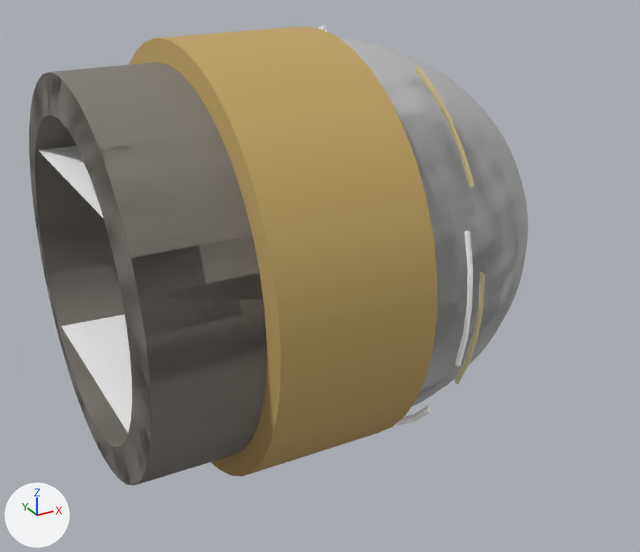
Two versions of the FBX model Assets/Models/Cockpit.fbx, one commit apart.
Both versions are drawn from a camera (50 mm lens) standing at (-2.88, -6.4, 1.55) and looking at (0.55, -0.17, -1.56). Every picture has the same lights, and +X, +Y and +Z are marked at lower left. Where no turn or scale is listed for an object, it has been applied to the vertices.
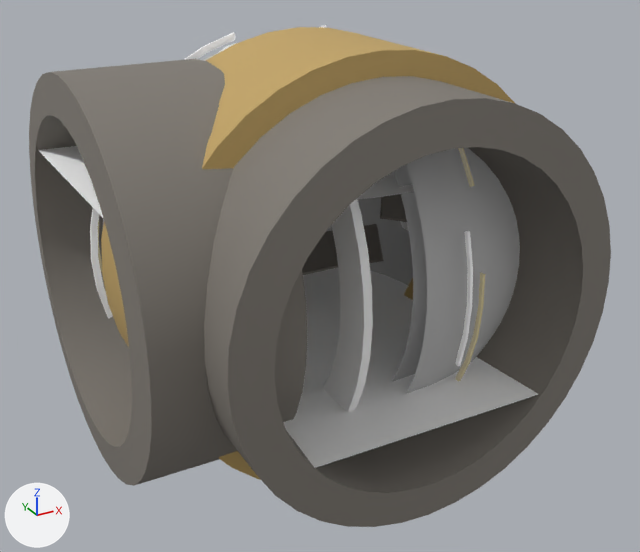
Boxes [x1, y1, x2, y2] around the edits, measured in the pictures (640 x 552 px):
'pTorus2', mesh turned, moved: before [29, 62, 267, 485]; after [204, 76, 611, 527]
'pTorus1', mesh turned: before [129, 26, 437, 476]; after [101, 27, 516, 480]
'pCylinder1', mesh turned, moved: before [61, 314, 132, 432]; after [283, 267, 538, 468]
'pSphere2', mesh turned, moved: before [340, 39, 528, 400]; after [103, 51, 222, 224]
'pTorus11', moved: before [319, 25, 473, 424]; after [90, 32, 235, 318]
'pTorus12', mesh turned: before [415, 66, 485, 384]; after [98, 221, 102, 272]
'pTorus3.001', unchanged, uncovered by the edit: after [218, 43, 373, 412]
'pSphere1.001', unchanged, uncovered by the edit: after [327, 165, 427, 382]
'pSphere1', unchanged, uncovered by the edit: after [357, 197, 413, 285]
'pCube5', unchanged, uncovered by the edit: after [302, 224, 384, 275]

The change, as a list of edits to the scene's bpy script:
```text
Change me_mesh:
    where me_mesh.from_pydata(...)  # 200 vertices, 200 faces; spans x -117.0..15.0, y -178.0..178.0, z -178.0..178.0
    used by ob_ptorus1; location = (0.51, 0.0, -1.262); rotation_euler = (1.571, 0.0, 0.0), in degrees (90, 0, 0); scale = (0.01, 0.01, 0.01)
    me_mesh part 4: the whole mesh is turned 90 degrees about the y axis through the mesh origin
Change me_mesh_001:
    where me_mesh_001.from_pydata(...)  # 200 vertices, 200 faces; spans x -1.49..-0.3, y -1.63..1.57, z -0.23..2.98
    used by ob_ptorus2; location = (-0.007, 0.03, -2.637)
    me_mesh_001 part 3: the whole mesh is turned 90 degrees about the z axis through the mesh origin
Change me_mesh_008:
    where me_mesh_008.from_pydata(...)  # 52 vertices, 50 faces; spans x -139.0..203.0, y 56.0, z -141.0..141.0
    used by ob_pcylinder1; parent = ob_ptorus3; location = (-8.827, -0.116, 3.05)
    me_mesh_008 part 5: the whole mesh is turned 90 degrees about the y axis through the mesh origin
Change me_mesh_002:
    where me_mesh_002.from_pydata(...)  # 821 vertices, 800 faces; spans x -0.96..0.96, y -1.69..1.69, z -1.69..1.69
    used by ob_psphere2; location = (1.557, 0.0, -1.262)
    me_mesh_002 part 2: the whole mesh is turned 90 degrees about the z axis through its middle
Change me_mesh_004:
    where me_mesh_004.from_pydata(...)  # 100 vertices, 96 faces; spans x -0.01..0.01, y -1.73..1.73, z -1.56..1.56
    used by ob_ptorus12; location = (1.084, 0.0, -1.262)
    me_mesh_004 part 1: the whole mesh is turned 90 degrees about the z axis through its middle
Change ob_ptorus3:
    ob_ptorus3.location: (-50.88, -137.5, -2.974) -> (-2.974, -137.5, 50.88)
Change ob_ptorus2:
    ob_ptorus2.location: (-0.007, 0.03, -2.637) -> (0.48, -0.517, -2.637)
Change ob_pcylinder1:
    ob_pcylinder1.location: (-8.827, -0.116, 3.05) -> (3.05, -0.116, 8.827)
Change ob_ptorus11:
    ob_ptorus11.location: (0.928, 0.0, -1.262) -> (0.51, 0.418, -1.262)
Change ob_psphere2:
    ob_psphere2.location: (1.557, 0.0, -1.262) -> (0.51, 1.047, -1.262)
```
